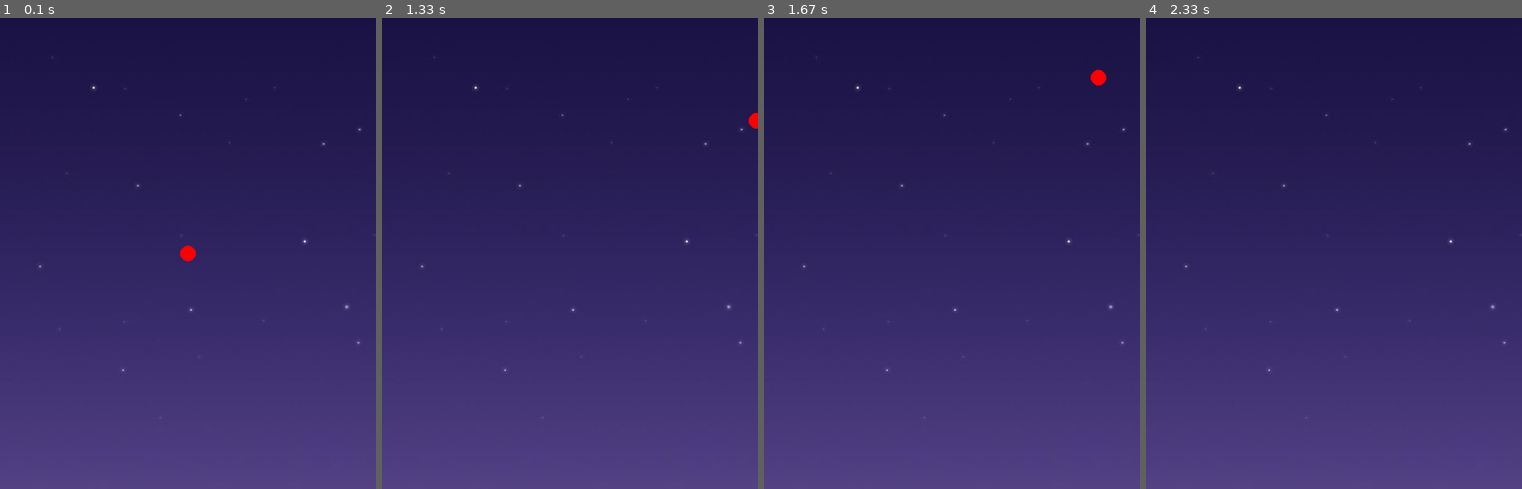
Above: before the commit, frames 1-4 (left to right).
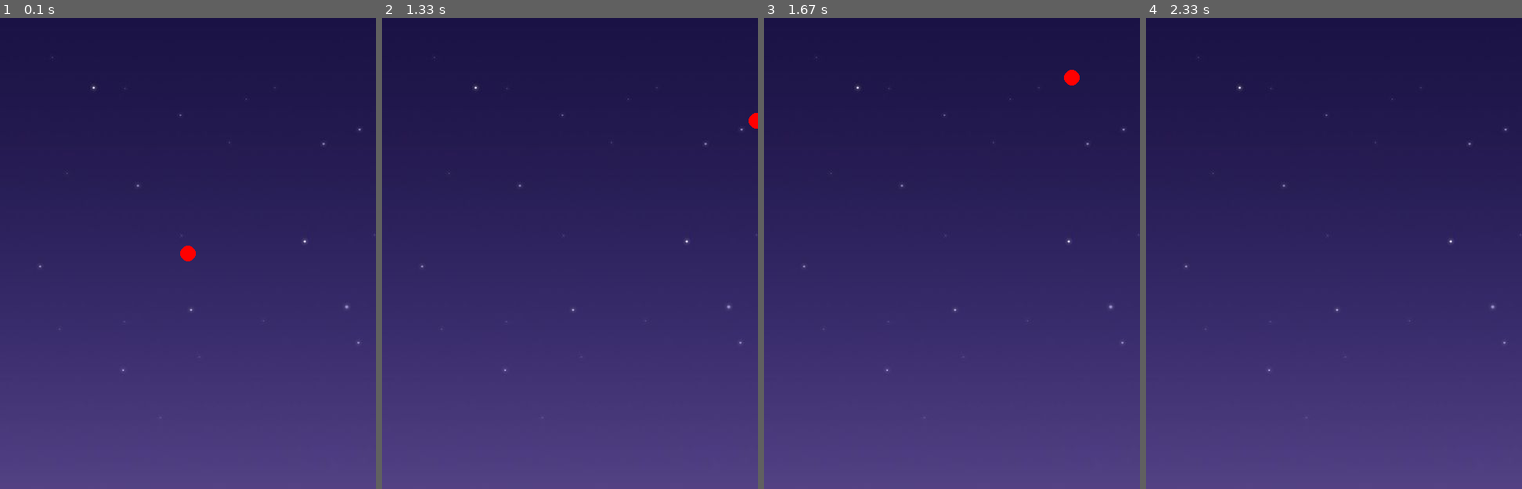
Above: after the commit, the same moments.

Repository: vitorpadovani/Pygame
Game: pygame game, started from classes.py
Two runs of this game, one before a commit and one after it. Both use one fixed random seed, a clock stepped at 60 frames per second and the inputs below.
Inputs:
- Up to frame 1 (0.1 s): no input
- Up to frame 2 (1.33 s): tap Space at 0.33, 0.73, 1.03, 1.23 s
- Up to frame 3 (1.67 s): tap Space at 1.57 s
- Up to frame 4 (2.33 s): tap Space at 1.87, 2.07 s

Frames 1-2 are identical in both runs. In frame 3, 0.2% of the frame differs, in the area x 79-92%, y 11-15%; in frame 4, nothing differs.

Commit message:
ajustando

Diff:
--- a/classes.py
+++ b/classes.py
@@ -50,7 +50,10 @@
         if event.type == pygame.KEYDOWN:
             if event.key == pygame.K_SPACE:
                 bird_speed_y = -17
-                bird_speed_x = 17
+                if bird_speed_x < 0:
+                    bird_speed_x = -17
+                else:
+                    bird_speed_x = 17
                 aplica_gravidade = True
 
     # ----- Atualiza estado do jogo
